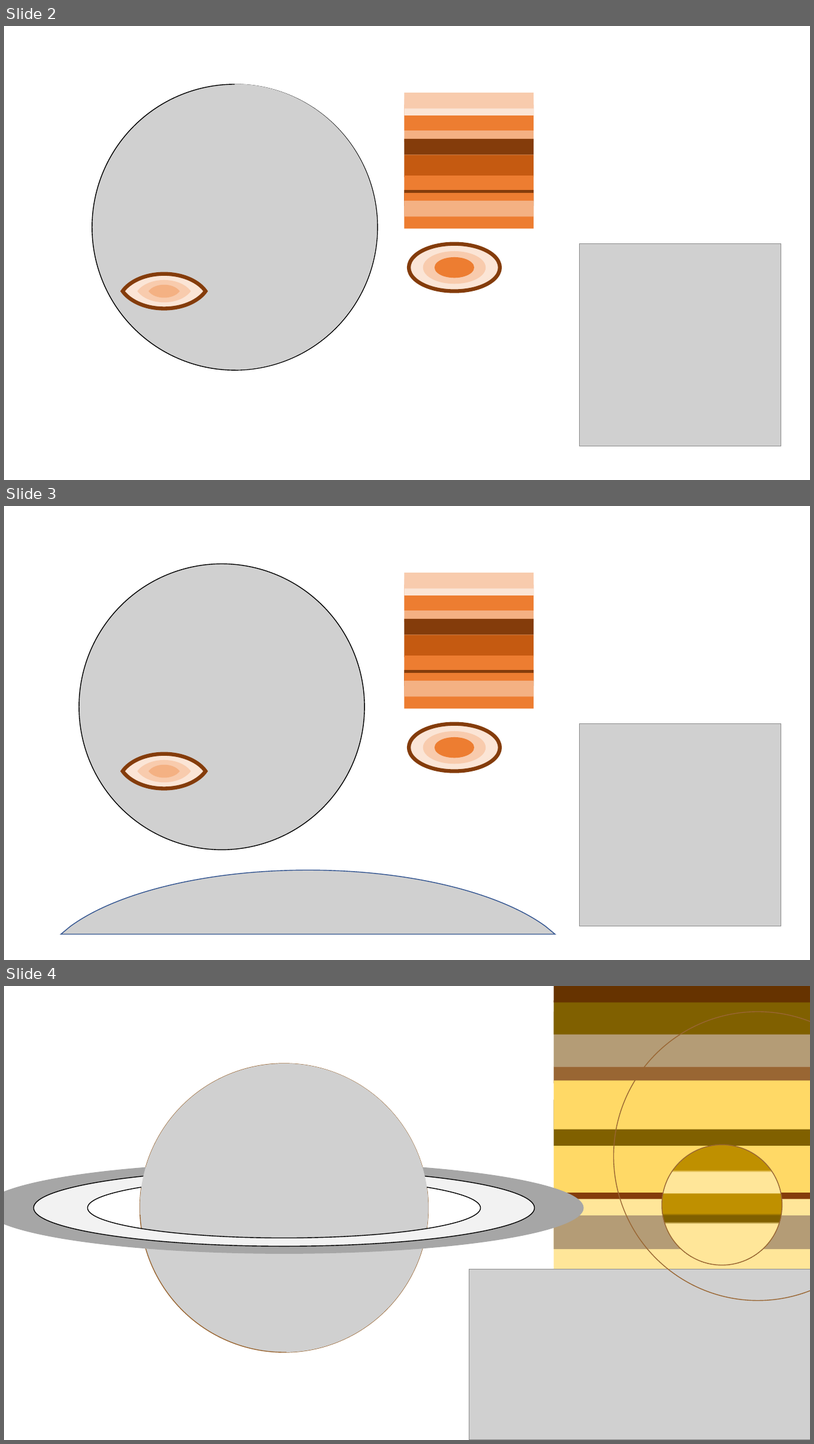
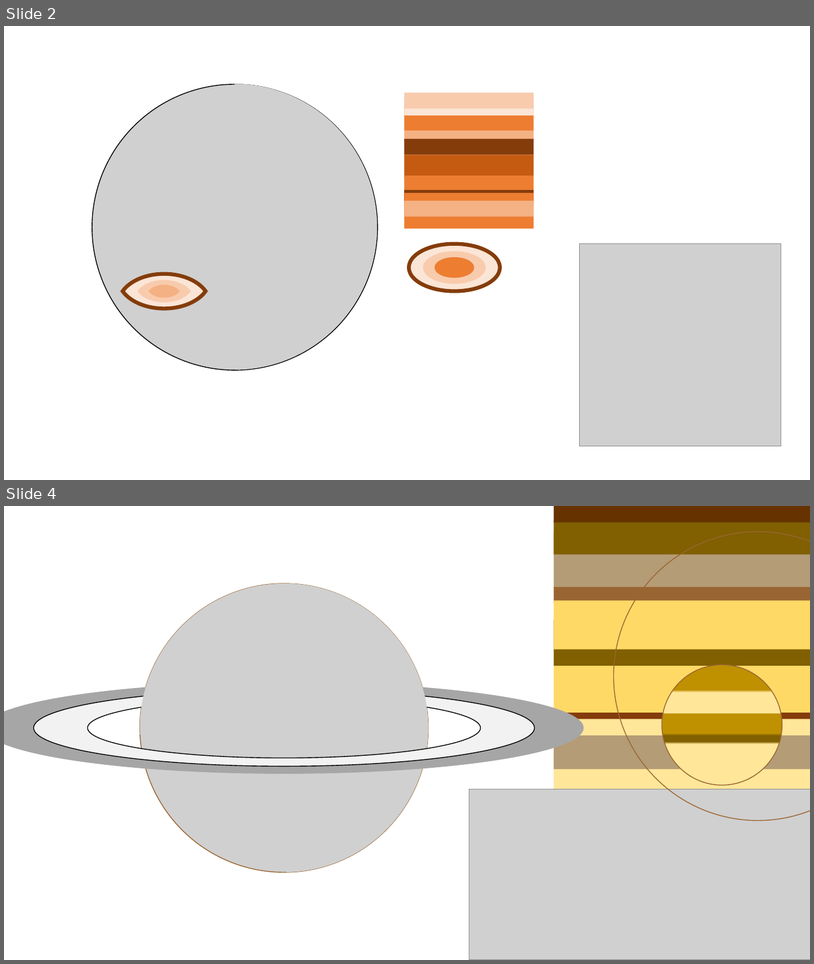
Before and after one commit to simonthor/simonthor.github.io, a slide deck: planet-design.pptx. Shown one above the other, each under a label of ours: slides 2, 3 and 4 before the commit, slides 2 and 4 after it; the slides between them are not shown. The pictures are 814x1444 and 814x964 pixels, drawn with LibreOffice and Linux fonts; fonts in the diff are those of the drawing; grey boxes stand for pictures. Boxes give left, top, right and bottom in pixels: in the first picture for what was removed or moved away, otherwise in the second. Text is boxed around its words. In the diff, an @@ line names an element or a change of style, - is before the commit and + after.

```diff
--- a/planet-design.pptx
+++ b/planet-design.pptx
@@ slide 3 removed at [4,506,810,960], background #FFFFFF @@
@@ picture removed at [79,564,365,850] @@
@@ group removed at [404,573,534,709]: 10 rectangles @@
@@ ellipse removed at [410,724,501,771] @@
@@ ellipse removed at [423,731,486,764] @@
@@ ellipse removed at [435,737,474,757] @@
@@ picture removed at [580,724,782,926] @@
@@ freeform shape removed at [123,753,206,788] @@
@@ freeform shape removed at [138,760,191,783] @@
@@ freeform shape removed at [149,765,180,778] @@
@@ picture removed at [61,870,555,934] @@
```
Also in this commit, not shown: 1 slide added, 3 other files.
